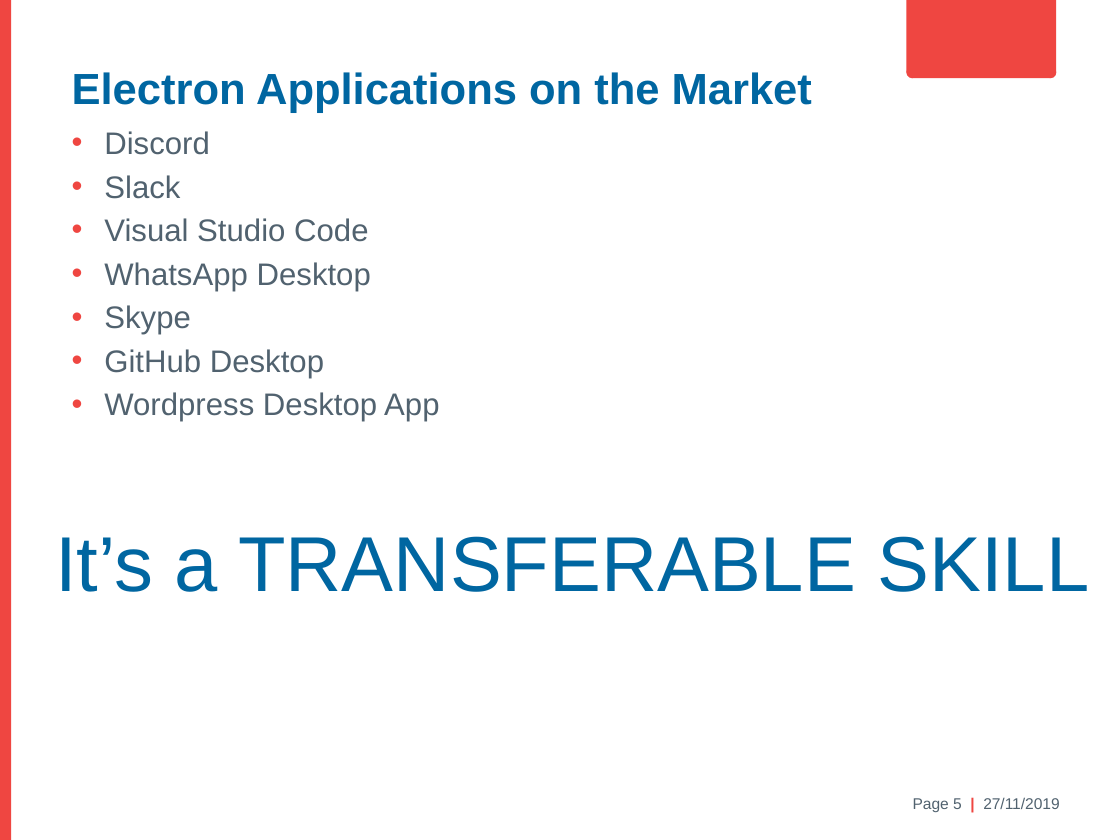
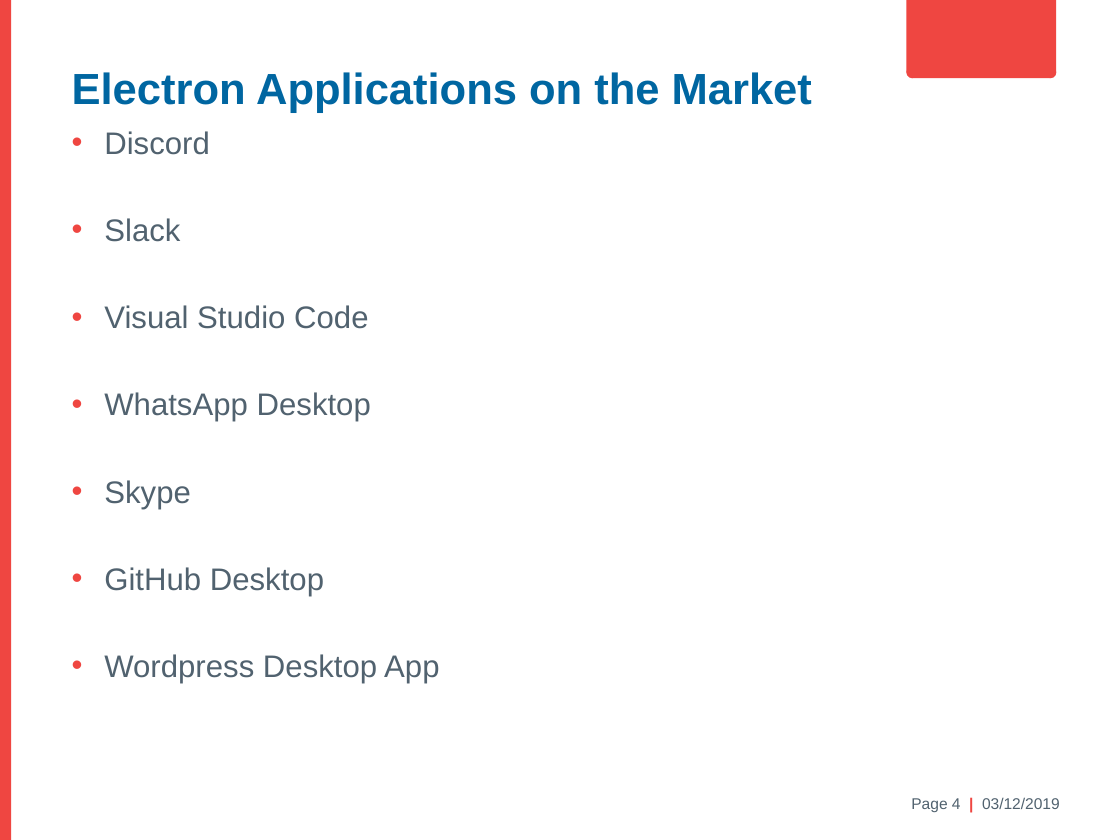
Before and after one commit to antonmaeso/HastingsPier, a slide deck: slide 4 of Electron Brownbag.pptx (slide 5 before the commit). Drawn at 1120x840 pixels with LibreOffice and Linux fonts; fonts in the diff are those of the drawing; background and template pictures are left out. Boxes give left, top, right and bottom in pixels: in the first picture for what was removed or moved away, otherwise in the second. Text is boxed around its words. In the diff, an @@ line names an element or a change of style, - is before the commit and + after.

```diff
--- a/Electron Brownbag.pptx
+++ b/Electron Brownbag.pptx
@@ text "Discord" rewrapped from bbox=[104, 131, 439, 422] to bbox=[104, 131, 439, 683] @@
@@ text removed at bbox=[55, 536, 1090, 592] @@
-It’s a TRANSFERABLE SKILL
@@ text at bbox=[911, 797, 1060, 812]: text changed @@
-Page 5 | 27/11/2019
+Page 4 | 03/12/2019
```
Also in this commit, not shown: 6 other slides changed.
